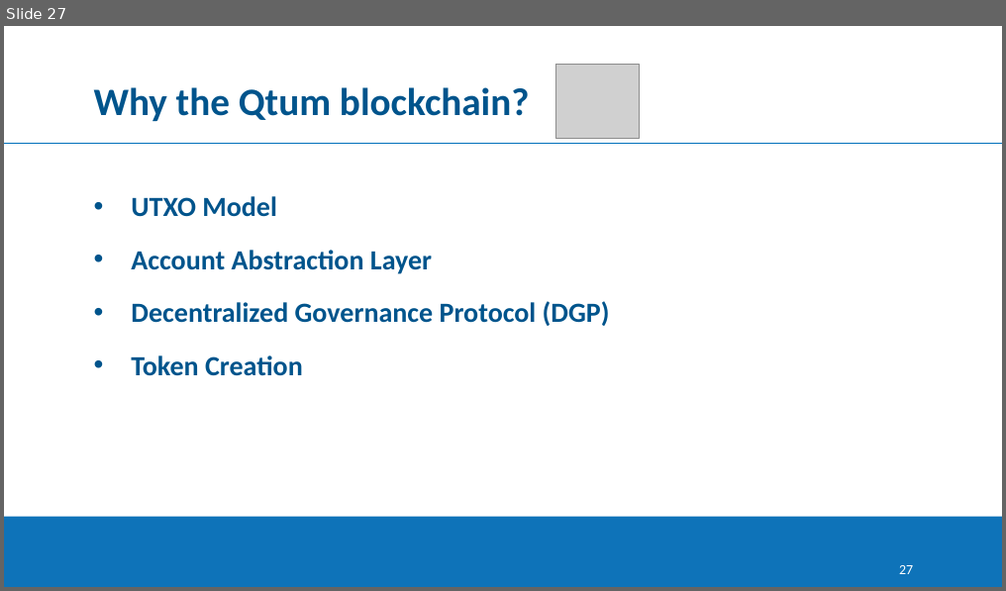
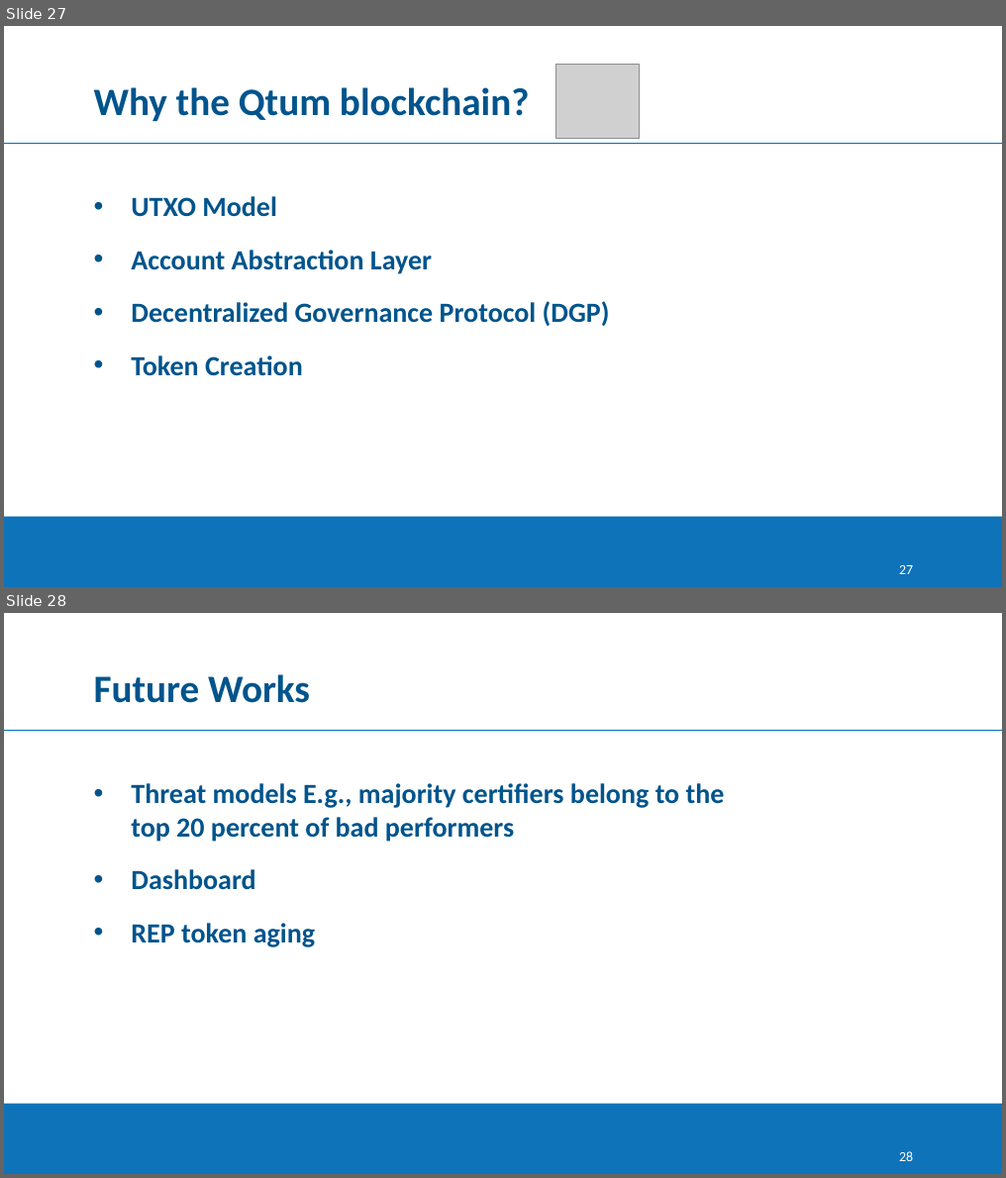
Before and after one commit to georgejohnchavady/Dissertation, a slide deck: Final/Dissertation PPT.pptx. Shown one above the other, each under a label of ours: slide 27 before the commit, slides 27 and 28 after it. The pictures are 1006x591 and 1006x1178 pixels, drawn with LibreOffice and Linux fonts; fonts in the diff are those of the drawing; grey boxes stand for pictures; background and template pictures are left out. Boxes give left, top, right and bottom in pixels: in the first picture for what was removed or moved away, otherwise in the second. Text is boxed around its words. In the diff, an @@ line names an element or a change of style, - is before the commit and + after.

```diff
--- a/Final/Dissertation PPT.pptx
+++ b/Final/Dissertation PPT.pptx
@@ slide 28 added at <box>4,613,1002,1174</box>, background #FFFFFF; not listed: 3 template elements that a slide beside it also shows @@
@@ title added at <box>94,674,310,703</box>, 28 pt, text #00548C, bold @@
+Future Works
@@ text added at <box>131,783,725,948</box>, 20 pt, text #00548C, bold @@
+• Threat models E.g., majority certifiers belong to the top 20 percent of bad performers
+• Dashboard
+• REP token aging
```
Also in this commit, not shown: 5 slides changed, 1 other file.
